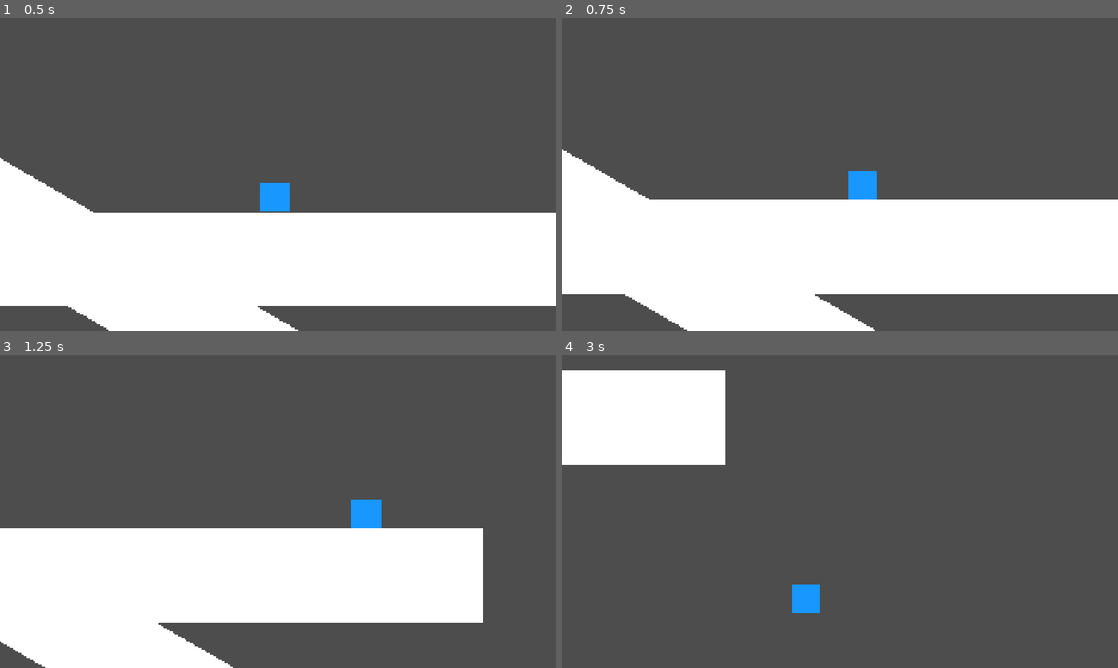
Above: before the commit, frames 1-4 (two rows, left to right).
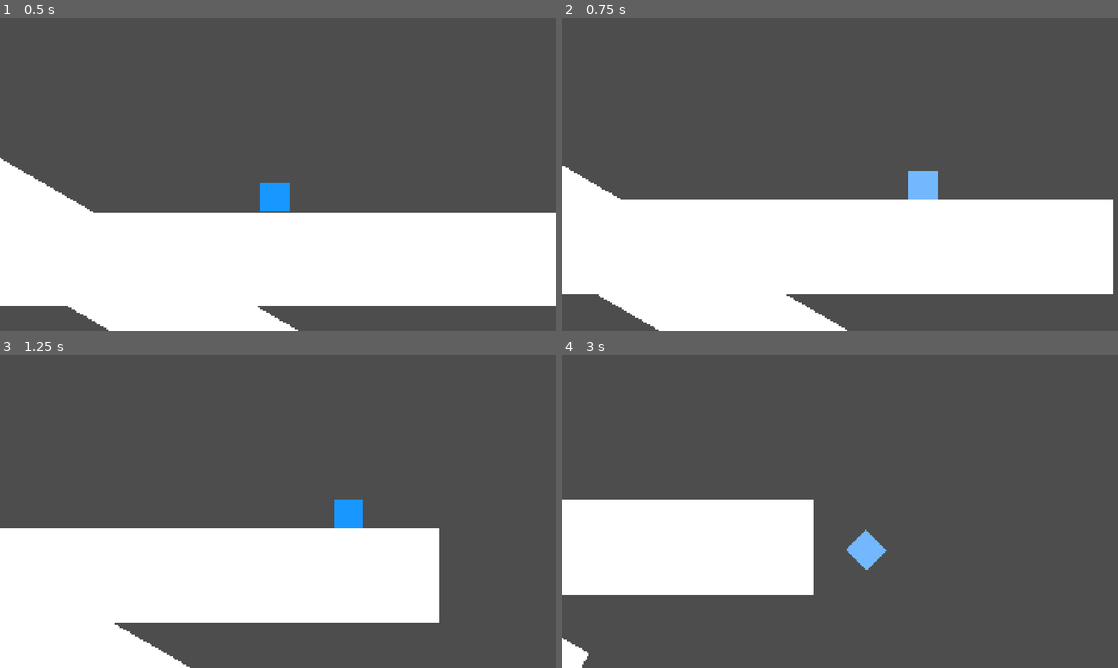
Above: after the commit, the same moments.

Repository: ruzet/SmashUltimateMovementRecreation
Game: Godot game, scene res://MovementTesting.tscn
Same seed, same stepped clock (60 frames per second), same inputs: the game is played once before the commit and once after it.
Inputs:
- Up to frame 1 (0.5 s): no input
- Up to frame 2 (0.75 s): hold Right (ui_right) from 0.53 s (still down); hold Z (Dodge) from 0.53 s (still down)
- Up to frame 3 (1.25 s): keep holding Right (ui_right); keep holding Z (Dodge); tap Up (Jump) at 0.77, 0.8, 1.07 s
- Up to frame 4 (3 s): release Z (Dodge) at 1.28 s; tap Up (Jump) at 1.35, 1.52, 1.82, 2.3 s; tap Z (Dodge) at 1.55, 2.85 s; release Right (ui_right) at 2.03 s; hold Left (ui_left) 2.03-2.78 s; hold Z (Dodge) 2.03-2.78 s; hold Right (ui_right) from 2.78 s (still down)

Frame 1 is identical in both runs. In frame 2, 3.1% of the frame differs, in the area x 0-100%, y 42-100%; in frame 3, 4.4%; in frame 4, 24%, in the area x 0-59%, y 4-100%.

Commit message:
added dashing and air dodging, no spot dodging cuz theres no fighting

Diff:
--- a/MovementTesting.tscn
+++ b/MovementTesting.tscn
@@ -31,6 +31,7 @@
 offset_bottom = 25.0
 grow_horizontal = 2
 grow_vertical = 2
+pivot_offset = Vector2(25, 25)
 color = Color(0.09019608, 0.5921569, 1, 1)
 
 [node name="Stage" type="StaticBody2D" parent="." unique_id=1907234050]
--- a/Player.gd
+++ b/Player.gd
@@ -8,30 +8,100 @@
 const AirDeceleration = 2
 const JumpPower = -750
 const ShortJumpPower = -450
-const DoubleJumpPower = -400
+const DoubleJumpPower = -600
 const FallingSpeed = 500
 const FastFallingSpeed = 800
 const Gravity = 1750
 const Jumps = 2
 
+const DashTime = 0.4
+const DashDistance = 275
+const AirDodgeXVelocity = 500 #this is set every frame so make it lower when fine turning
+const AirDodgeYVelocity = -700
+
 var XVelocity = 0
 var YVelocity = 0
 var CurrentJumps = 2
 var TimeInAir = 0
+var DashSpeed = 0
+var DashDecel = 0
+var DashDirection = 0
+var DashFloorNormal = Vector2.UP
+var DashTangent = Vector2.RIGHT
 var OnGround = false
+var Dodging = false
+var AirDodging = false
 var JumpDebounce = false
 var ResetJumpDebounce = false
+var DodgeDebounce = false
 
 func ResetJumpDebounceFunction():
 	ResetJumpDebounce = true
 	await get_tree().create_timer(0.05).timeout
 	ResetJumpDebounce = false
 
+func Dash(ParamDashDirection):
+	DashFloorNormal = get_floor_normal()
+	DashDirection = sign(ParamDashDirection)
+	DashTangent = Vector2(-DashFloorNormal.y, DashFloorNormal.x) * DashDirection
+	$"ColorRect".color = Color.from_rgba8(115, 184, 255)
+	Dodging = true
+	DashSpeed = 2 * DashDistance / DashTime
+	DashDecel = DashSpeed / DashTime
+	await get_tree().create_timer(DashTime).timeout
+	$"ColorRect".color = Color.from_rgba8(23, 151, 255)
+	Dodging = false
+
+func AirDodge():
+	var VectorDirection = Vector2(Input.get_axis("ui_left", "ui_right"), Input.get_axis("ui_down", "ui_up")).normalized()
+	AirDodging = true
+	$"ColorRect".color = Color.from_rgba8(115, 184, 255)
+	$"ColorRect".rotation_degrees = 45
+	if VectorDirection.x != 0: XVelocity = AirDodgeXVelocity * VectorDirection.x
+	if VectorDirection.y != 0: YVelocity = AirDodgeYVelocity * VectorDirection.y
+	await get_tree().create_timer(0.5).timeout
+	$"ColorRect".rotation_degrees = 0
+	$"ColorRect".color = Color.from_rgba8(23, 151, 255)
+	AirDodging = false
+
+func Raycast():
+	var SpaceState = get_world_2d().direct_space_state
+	var Radius = $"CollisionShape2D".shape.radius
+	var HalfOfPlayer = Radius / 2
+	var Forward = DashTangent
+	var Down = -DashFloorNormal
+	var RightEdge = self.global_position + Forward * HalfOfPlayer
+	var CheckedPosition1 = RightEdge + Forward * 0.1
+	var CheckedPosition2 = RightEdge + Down * (Radius + 2)
+	var Ray3Start = self.global_position + Forward * (HalfOfPlayer + 4)
+	var CheckedPosition3 = Ray3Start + Down * (Radius * 1.5)
+	var Query1 = PhysicsRayQueryParameters2D.create(RightEdge, CheckedPosition1)
+	var Query2 = PhysicsRayQueryParameters2D.create(RightEdge, CheckedPosition2)
+	var Query3 = PhysicsRayQueryParameters2D.create(Ray3Start, CheckedPosition3)
+	Query1.exclude = [get_rid()]
+	Query2.exclude = [get_rid()]
+	Query3.exclude = [get_rid()]
+	var Result1 = SpaceState.intersect_ray(Query1)
+	var Result2 = SpaceState.intersect_ray(Query2)
+	var Result3 = SpaceState.intersect_ray(Query3)
+
+	if Result1:
+		return "Stop"
+	elif !Result2:
+		return "Stop"
+	elif Result3:
+		if abs(Result3.normal.angle_to(DashFloorNormal)) > 0.05:
+			return "Stop"
+	else:
+		return
+
+
 func _ready() -> void:
 	pass
 
 func _input(event: InputEvent) -> void:
-	if event.is_action_pressed("Jump") && CurrentJumps != 0 && !JumpDebounce:
+	var Direction = Input.get_axis("ui_left", "ui_right")
+	if event.is_action_pressed("Jump") && CurrentJumps != 0 && !JumpDebounce && !Dodging && !AirDodging:
 		if CurrentJumps == Jumps:
 			YVelocity = JumpPower
 		else:
@@ -42,52 +112,74 @@
 		JumpDebounce = false
 		if !OnGround && Input.get_axis("ui_down", "ui_up") != 1:
 			YVelocity = ShortJumpPower
+	elif event.is_action_pressed("Dodge") && !DodgeDebounce:
+		if OnGround:
+			if Direction != 0: Dash(Direction)
+		else:
+			AirDodge()
 
 func _physics_process(delta: float) -> void:
 	var Direction = Input.get_axis("ui_left", "ui_right")
 	OnGround = self.is_on_floor()
 
-	if OnGround == true:
-		var TargetXVelocity = Direction * Speed
-		if get_floor_angle() < floor_max_angle: self.rotation = get_floor_angle()
-		TimeInAir = 0
-		if !ResetJumpDebounce:
-			CurrentJumps = Jumps
-			ResetJumpDebounceFunction()
+	if !Dodging:
+		if OnGround == true:
+			if AirDodging:
+				AirDodging = false
+				$"ColorRect".rotation_degrees = 0
+				$"ColorRect".color = Color.from_rgba8(23, 151, 255)
+			var TargetXVelocity = Direction * Speed
+			if get_floor_angle() < floor_max_angle: self.rotation = get_floor_angle()
+			TimeInAir = 0
+			if !ResetJumpDebounce:
+				CurrentJumps = Jumps
+				ResetJumpDebounceFunction()
 
-		var UnrotatedXVelocity = TargetXVelocity
-		TargetXVelocity = UnrotatedXVelocity * -get_floor_normal().y
-		var SpeedMultiplier = (Direction * Speed) / TargetXVelocity
-		if TargetXVelocity == 0: SpeedMultiplier = 1
-		TargetXVelocity *= SpeedMultiplier
+			var UnrotatedXVelocity = TargetXVelocity
+			TargetXVelocity = UnrotatedXVelocity * -get_floor_normal().y
+			var SpeedMultiplier = (Direction * Speed) / TargetXVelocity
+			if TargetXVelocity == 0: SpeedMultiplier = 1
+			TargetXVelocity *= SpeedMultiplier
 
-		if Direction == 0:
-			XVelocity = 0 + (XVelocity - 0) * exp(-Deceleration * delta)
+			if Direction == 0 && !AirDodging:
+				XVelocity = 0 + (XVelocity - 0) * exp(-Deceleration * delta)
+			elif !AirDodging:
+				XVelocity = TargetXVelocity + (XVelocity - TargetXVelocity) * exp(-Acceleration * delta)
+
+			if UnrotatedXVelocity > 0 && self.rotation < self.floor_max_angle:
+				YVelocity = (UnrotatedXVelocity * (get_floor_normal().x * Direction)) * SpeedMultiplier
+			else:
+				if !JumpDebounce:
+					if Direction == 0:
+						YVelocity = 0 + (YVelocity - 0) * exp(-Deceleration * delta)
 		else:
-			XVelocity = TargetXVelocity + (XVelocity - TargetXVelocity) * exp(-Acceleration * delta)
+			self.rotation_degrees = 0
+			TimeInAir += delta
+			if CurrentJumps == Jumps: CurrentJumps -= 1
+			if Direction == 0 && !AirDodging:
+				XVelocity = 0 + (XVelocity - 0) * exp(-AirDeceleration * delta)
+			elif !AirDodging:
+				var TargetXVelocity = Direction * Speed
+				XVelocity = TargetXVelocity + (XVelocity - TargetXVelocity) * exp(-AirAcceleration * delta)
+			if Input.get_axis("ui_down", "ui_up") == -1 && TimeInAir > 0.5 && !AirDodging:
+				YVelocity = FastFallingSpeed
+			else:
+				if YVelocity > FallingSpeed:
+					YVelocity = FallingSpeed
+				else:
+					YVelocity += Gravity * delta
+	else:
+		var NextDashSpeed = max(DashSpeed - DashDecel * delta, 0)
+		var Result = Raycast()
 
-		if UnrotatedXVelocity > 0 && self.rotation < self.floor_max_angle:
-			YVelocity = (UnrotatedXVelocity * (get_floor_normal().x * Direction)) * SpeedMultiplier
+		if Result == "Stop":
+			XVelocity = 0
+			YVelocity = 0
+			DashSpeed = 0
 		else:
-			if !JumpDebounce:
-				if Direction == 0:
-					YVelocity = 0 + (YVelocity - 0) * exp(-Deceleration * delta)
-	else:
-		self.rotation_degrees = 0
-		TimeInAir += delta
-		if CurrentJumps == Jumps: CurrentJumps -= 1
-		if Direction == 0:
-			XVelocity = 0 + (XVelocity - 0) * exp(-AirDeceleration * delta)
-		else:
-			var TargetXVelocity = Direction * Speed
-			XVelocity = TargetXVelocity + (XVelocity - TargetXVelocity) * exp(-AirAcceleration * delta)
-		if Input.get_axis("ui_down", "ui_up") == -1 && TimeInAir > 0.5:
-			YVelocity = FastFallingSpeed
-		else:
-			if YVelocity > FallingSpeed:
-				YVelocity = FallingSpeed
-			else:
-				YVelocity += Gravity * delta
-
+			var DashVelocity = DashTangent * (DashSpeed + NextDashSpeed) * 0.5
+			XVelocity = DashVelocity.x
+			YVelocity = DashVelocity.y
+			DashSpeed = NextDashSpeed
 	self.velocity = Vector2(XVelocity, YVelocity)
 	move_and_slide()
